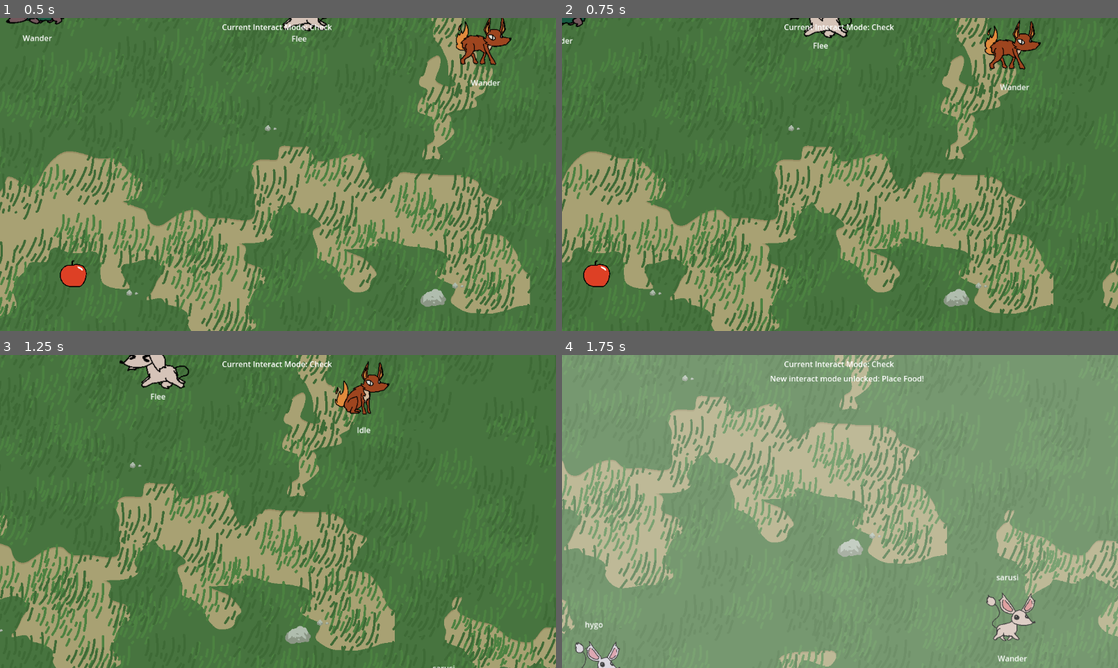
Above: before the commit, frames 1-4 (two rows, left to right).
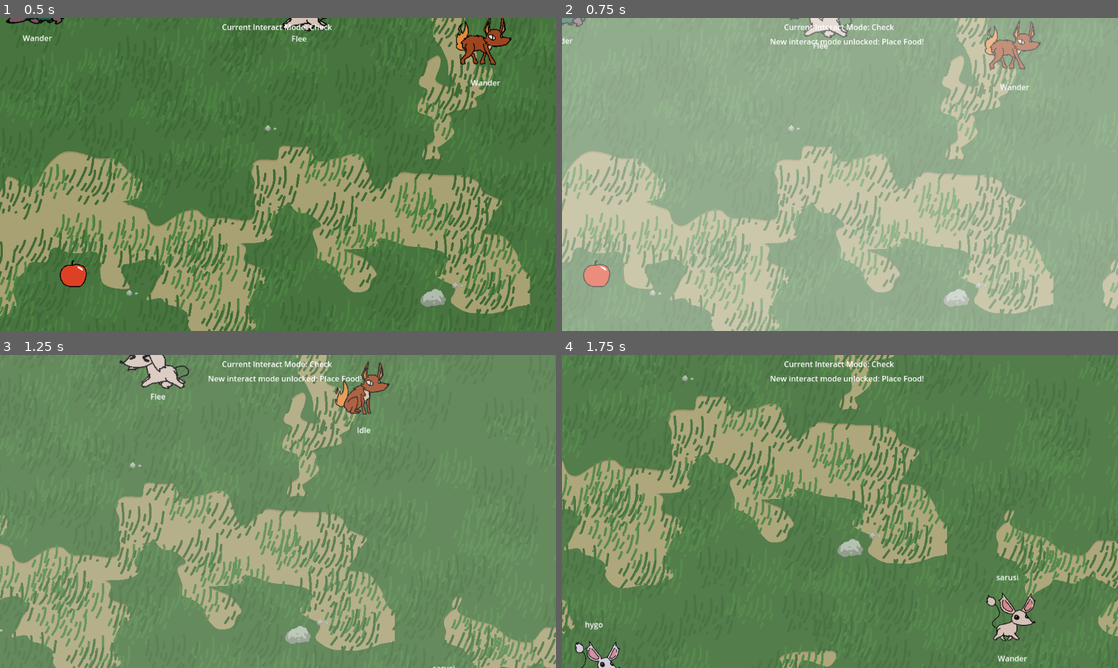
Above: after the commit, the same moments.

Repository: Nathan-Alex-Bremer/game-prototyping-project-3
Game: Godot game, scene res://Scenes/BaseScene.tscn
Two runs of this game, one before a commit and one after it. Both use one fixed random seed, a clock stepped at 60 frames per second and the inputs below.
Inputs (mouse positions are in pixels of both pictures, inside the frame that each line leads up to):
- Up to frame 1 (0.5 s): no input
- Up to frame 2 (0.75 s): move the mouse to (1045, 49) at 0.52 s; hold D (move_right) from 0.53 s (still down); tap Space (capture_screen, bound only after the commit) at 0.6 s; click (1045, 49) at 0.67 s
- Up to frame 3 (1.25 s): keep holding D (move_right)
- Up to frame 4 (1.75 s): move the mouse to (712, 364) at 1.27 s; release D (move_right) at 1.28 s; hold S (move_down) from 1.28 s (still down); tap P (capture_screen, bound only before the commit) at 1.35 s; click (712, 364) at 1.42 s

Frame 1 is identical in both runs. In frame 2, 100% of the frame differs, in the area x 0-100%, y 0-100%; in frame 3, 83%; in frame 4, 99%.

Commit message:
Rebound controls. Made found stats slightly more clear.

Diff:
--- a/game-prototyping-project-3/Scenes/JournalPageCreature.tscn
+++ b/game-prototyping-project-3/Scenes/JournalPageCreature.tscn
@@ -36,7 +36,7 @@
 text = "Progress: 0%"
 
 [node name="StateWander" type="Label" parent="."]
-modulate = Color(0, 0, 0, 1)
+modulate = Color(0.366595, 0.366595, 0.366594, 1)
 z_index = 11
 offset_left = 140.0
 offset_top = 160.0
@@ -45,7 +45,7 @@
 text = "- (LOCKED: Capture the \"Wander\" State!)"
 
 [node name="StateIdle" type="Label" parent="."]
-modulate = Color(0, 0, 0, 1)
+modulate = Color(0.366595, 0.366595, 0.366594, 1)
 z_index = 11
 offset_left = 140.0
 offset_top = 116.0
@@ -54,7 +54,7 @@
 text = "- (LOCKED: Capture the \"Idle\" State!)"
 
 [node name="StateEat" type="Label" parent="."]
-modulate = Color(0, 0, 0, 1)
+modulate = Color(0.366595, 0.366595, 0.366594, 1)
 z_index = 11
 offset_left = 141.0
 offset_top = 206.0
@@ -63,7 +63,7 @@
 text = "- (LOCKED: Capture the \"Eat\" State!)"
 
 [node name="StateRest" type="Label" parent="."]
-modulate = Color(0, 0, 0, 1)
+modulate = Color(0.366595, 0.366595, 0.366594, 1)
 z_index = 11
 offset_left = 141.0
 offset_top = 246.0
@@ -72,7 +72,7 @@
 text = "- (LOCKED: Capture the \"Rest\" State!)"
 
 [node name="StatePet" type="Label" parent="."]
-modulate = Color(0, 0, 0, 1)
+modulate = Color(0.366595, 0.366595, 0.366594, 1)
 z_index = 11
 offset_left = 141.0
 offset_top = 296.0
@@ -81,7 +81,7 @@
 text = "- (LOCKED: Capture the \"Pet\" State!)"
 
 [node name="StatePoke" type="Label" parent="."]
-modulate = Color(0, 0, 0, 1)
+modulate = Color(0.366595, 0.366595, 0.366594, 1)
 z_index = 11
 offset_left = 141.0
 offset_top = 341.0
@@ -90,7 +90,7 @@
 text = "- (LOCKED: Capture the \"Annoyed\" State!)"
 
 [node name="StatePlay" type="Label" parent="."]
-modulate = Color(0, 0, 0, 1)
+modulate = Color(0.366595, 0.366595, 0.366594, 1)
 z_index = 11
 offset_left = 141.0
 offset_top = 386.0
@@ -99,7 +99,7 @@
 text = "- (LOCKED: Capture the \"Play\" State!)"
 
 [node name="StateChase" type="Label" parent="."]
-modulate = Color(0, 0, 0, 1)
+modulate = Color(0.366595, 0.366595, 0.366594, 1)
 z_index = 11
 offset_left = 141.0
 offset_top = 435.0
@@ -108,7 +108,7 @@
 text = "- (LOCKED: Capture the \"Chase\" State!)"
 
 [node name="StateAttack" type="Label" parent="."]
-modulate = Color(0, 0, 0, 1)
+modulate = Color(0.366595, 0.366595, 0.366594, 1)
 z_index = 11
 offset_left = 141.0
 offset_top = 480.0
@@ -117,7 +117,7 @@
 text = "- (LOCKED: Capture the \"Attack\" State!)"
 
 [node name="StateFlee" type="Label" parent="."]
-modulate = Color(0, 0, 0, 1)
+modulate = Color(0.366595, 0.366595, 0.366594, 1)
 z_index = 11
 offset_left = 140.0
 offset_top = 532.0
--- a/game-prototyping-project-3/Scenes/JournalPagePlantCreature.tscn
+++ b/game-prototyping-project-3/Scenes/JournalPagePlantCreature.tscn
@@ -36,7 +36,7 @@
 text = "Progress: 0%"
 
 [node name="StateWander" type="Label" parent="."]
-modulate = Color(0, 0, 0, 1)
+modulate = Color(0.364706, 0.364706, 0.364706, 1)
 z_index = 11
 offset_left = 140.0
 offset_top = 160.0
@@ -45,7 +45,7 @@
 text = "- (LOCKED: Capture the \"Wander\" State!)"
 
 [node name="StateIdle" type="Label" parent="."]
-modulate = Color(0, 0, 0, 1)
+modulate = Color(0.364706, 0.364706, 0.364706, 1)
 z_index = 11
 offset_left = 140.0
 offset_top = 116.0
@@ -54,7 +54,7 @@
 text = "- (LOCKED: Capture the \"Idle\" State!)"
 
 [node name="StatePhotosynthesize" type="Label" parent="."]
-modulate = Color(0, 0, 0, 1)
+modulate = Color(0.364706, 0.364706, 0.364706, 1)
 z_index = 11
 offset_left = 141.0
 offset_top = 206.0
@@ -63,7 +63,7 @@
 text = "- (LOCKED: Capture the \"Photosynthesize\" State!)"
 
 [node name="StateRest" type="Label" parent="."]
-modulate = Color(0, 0, 0, 1)
+modulate = Color(0.364706, 0.364706, 0.364706, 1)
 z_index = 11
 offset_left = 141.0
 offset_top = 246.0
@@ -72,7 +72,7 @@
 text = "- (LOCKED: Capture the \"Rest\" State!)"
 
 [node name="StatePet" type="Label" parent="."]
-modulate = Color(0, 0, 0, 1)
+modulate = Color(0.364706, 0.364706, 0.364706, 1)
 z_index = 11
 offset_left = 141.0
 offset_top = 296.0
@@ -81,7 +81,7 @@
 text = "- (LOCKED: Capture the \"Pet\" State!)"
 
 [node name="StatePoke" type="Label" parent="."]
-modulate = Color(0, 0, 0, 1)
+modulate = Color(0.364706, 0.364706, 0.364706, 1)
 z_index = 11
 offset_left = 141.0
 offset_top = 341.0
@@ -90,7 +90,7 @@
 text = "- (LOCKED: Capture the \"Annoyed\" State!)"
 
 [node name="StatePlay" type="Label" parent="."]
-modulate = Color(0, 0, 0, 1)
+modulate = Color(0.364706, 0.364706, 0.364706, 1)
 z_index = 11
 offset_left = 141.0
 offset_top = 386.0
@@ -99,7 +99,7 @@
 text = "- (LOCKED: Capture the \"Play\" State!)"
 
 [node name="StateDropFood" type="Label" parent="."]
-modulate = Color(0, 0, 0, 1)
+modulate = Color(0.364706, 0.364706, 0.364706, 1)
 z_index = 11
 offset_left = 141.0
 offset_top = 435.0
@@ -108,7 +108,7 @@
 text = "- (LOCKED: Capture the \"Drop Food\" State!)"
 
 [node name="StatePoison" type="Label" parent="."]
-modulate = Color(0, 0, 0, 1)
+modulate = Color(0.364706, 0.364706, 0.364706, 1)
 z_index = 11
 offset_left = 141.0
 offset_top = 480.0
@@ -117,7 +117,7 @@
 text = "- (LOCKED: Capture the \"Poison\" State!)"
 
 [node name="StateFlee" type="Label" parent="."]
-modulate = Color(0, 0, 0, 1)
+modulate = Color(0.364706, 0.364706, 0.364706, 1)
 z_index = 11
 offset_left = 140.0
 offset_top = 532.0
--- a/game-prototyping-project-3/Scenes/JournalPagePredator.tscn
+++ b/game-prototyping-project-3/Scenes/JournalPagePredator.tscn
@@ -36,7 +36,7 @@
 text = "Progress: 0%"
 
 [node name="StateWander" type="Label" parent="."]
-modulate = Color(0, 0, 0, 1)
+modulate = Color(0.364706, 0.364706, 0.364706, 1)
 z_index = 11
 offset_left = 140.0
 offset_top = 160.0
@@ -45,7 +45,7 @@
 text = "- (LOCKED: Capture the \"Wander\" State!)"
 
 [node name="StateIdle" type="Label" parent="."]
-modulate = Color(0, 0, 0, 1)
+modulate = Color(0.364706, 0.364706, 0.364706, 1)
 z_index = 11
 offset_left = 140.0
 offset_top = 116.0
@@ -54,7 +54,7 @@
 text = "- (LOCKED: Capture the \"Idle\" State!)"
 
 [node name="StateAttackEat" type="Label" parent="."]
-modulate = Color(0, 0, 0, 1)
+modulate = Color(0.364706, 0.364706, 0.364706, 1)
 z_index = 11
 offset_left = 141.0
 offset_top = 206.0
@@ -63,7 +63,7 @@
 text = "- (LOCKED: Capture the \"Attack Eat\" State!)"
 
 [node name="StateRest" type="Label" parent="."]
-modulate = Color(0, 0, 0, 1)
+modulate = Color(0.364706, 0.364706, 0.364706, 1)
 z_index = 11
 offset_left = 141.0
 offset_top = 246.0
@@ -72,7 +72,7 @@
 text = "- (LOCKED: Capture the \"Rest\" State!)"
 
 [node name="StatePet" type="Label" parent="."]
-modulate = Color(0, 0, 0, 1)
+modulate = Color(0.364706, 0.364706, 0.364706, 1)
 z_index = 11
 offset_left = 141.0
 offset_top = 296.0
@@ -81,7 +81,7 @@
 text = "- (LOCKED: Capture the \"Pet\" State!)"
 
 [node name="StatePoke" type="Label" parent="."]
-modulate = Color(0, 0, 0, 1)
+modulate = Color(0.364706, 0.364706, 0.364706, 1)
 z_index = 11
 offset_left = 141.0
 offset_top = 341.0
@@ -90,7 +90,7 @@
 text = "- (LOCKED: Capture the \"Annoyed\" State!)"
 
 [node name="StatePlay" type="Label" parent="."]
-modulate = Color(0, 0, 0, 1)
+modulate = Color(0.364706, 0.364706, 0.364706, 1)
 z_index = 11
 offset_left = 141.0
 offset_top = 386.0
@@ -99,7 +99,7 @@
 text = "- (LOCKED: Capture the \"Play\" State!)"
 
 [node name="StateEat" type="Label" parent="."]
-modulate = Color(0, 0, 0, 1)
+modulate = Color(0.364706, 0.364706, 0.364706, 1)
 z_index = 11
 offset_left = 141.0
 offset_top = 435.0
@@ -108,7 +108,7 @@
 text = "- (LOCKED: Capture the \"Eat\" State!)"
 
 [node name="StateAttack" type="Label" parent="."]
-modulate = Color(0, 0, 0, 1)
+modulate = Color(0.364706, 0.364706, 0.364706, 1)
 z_index = 11
 offset_left = 141.0
 offset_top = 480.0
@@ -117,7 +117,7 @@
 text = "- (LOCKED: Capture the \"Attack\" State!)"
 
 [node name="StateIntimidate" type="Label" parent="."]
-modulate = Color(0, 0, 0, 1)
+modulate = Color(0.364706, 0.364706, 0.364706, 1)
 z_index = 11
 offset_left = 140.0
 offset_top = 532.0
--- a/game-prototyping-project-3/Scripts/JournalPages/journal_page_creature.gd
+++ b/game-prototyping-project-3/Scripts/JournalPages/journal_page_creature.gd
@@ -8,6 +8,7 @@
 		"Wander":
 			if times_found == 1:
 				$StateWander.text = "- Tends to wander aimlessly. (1/3)"
+				$StateWander.modulate = Color(0.0, 0.0, 0.0, 1.0)
 				print("Progress:" + str(progress))
 				print("Total States: " + str(total_states))
 				progress += 1
@@ -21,6 +22,7 @@
 		"Idle":
 			if times_found == 1:
 				$StateIdle.text = "- Off-white in color. (1/3)"
+				$StateIdle.modulate = Color(0.0, 0.0, 0.0, 1.0)
 				print("Progress:" + str(progress))
 				print("Total States: " + str(total_states))
 				progress += 1
@@ -34,6 +36,7 @@
 		"Eat":
 			if times_found == 1:
 				$StateEat.text = "- Enjoys eating fruit. (1/3)"
+				$StateEat.modulate = Color(0.0, 0.0, 0.0, 1.0)
 				progress += 1
 				found_states_creature += 1
 			if times_found == 5:
@@ -45,6 +48,7 @@
 		"Rest":
 			if times_found == 1:
 				$StateRest.text = "- Takes short naps every so often to restore energy. (1/3)"
+				$StateRest.modulate = Color(0.0, 0.0, 0.0, 1.0)
 				progress += 1
 				found_states_creature += 1
 			if times_found == 5:
@@ -56,6 +60,7 @@
 		"Pet":
 			if times_found == 1:
 				$StatePet.text = "- Their fur is soft and velvety. (1/3)"
+				$StatePet.modulate = Color(0.0, 0.0, 0.0, 1.0)
 				progress += 1
 				found_states_creature += 1
 			if times_found == 5:
@@ -67,6 +72,7 @@
 		"Annoyed":
 			if times_found == 1:
 				$StatePoke.text = "- Becomes agitated when poked. (1/3)"
+				$StatePoke.modulate = Color(0.0, 0.0, 0.0, 1.0)
 				progress += 1
 				found_states_creature += 1
 			if times_found == 5:
@@ -78,6 +84,7 @@
 		"Play":
 			if times_found == 1:
 				$StatePlay.text = "- Will sometimes jump around and make squeaking noises with others of their species. (1/3)"
+				$StatePlay.modulate = Color(0.0, 0.0, 0.0, 1.0)
 				progress += 1
 				found_states_creature += 1
 			if times_found == 5:
@@ -89,6 +96,7 @@
 		"Chase":
 			if times_found == 1:
 				$StateChase.text = "- Runs around when agitated. (1/3)"
+				$StateChase.modulate = Color(0.0, 0.0, 0.0, 1.0)
 				progress += 1
 				found_states_creature += 1
 			if times_found == 5:
@@ -100,6 +108,7 @@
 		"Attack":
 			if times_found == 1:
 				$StateAttack.text = "- Fights primarily by biting. (1/3)"
+				$StateAttack.modulate = Color(0.0, 0.0, 0.0, 1.0)
 				progress += 1
 				found_states_creature += 1
 			if times_found == 5:
@@ -111,6 +120,7 @@
 		"Flee":
 			if times_found == 1:
 				$StateFlee.text = "- Flees when attacked. (1/3)"
+				$StateFlee.modulate = Color(0.0, 0.0, 0.0, 1.0)
 				progress += 1
 				found_states_creature += 1
 			if times_found == 5:
--- a/game-prototyping-project-3/Scripts/JournalPages/journal_page_plant_creature.gd
+++ b/game-prototyping-project-3/Scripts/JournalPages/journal_page_plant_creature.gd
@@ -8,6 +8,7 @@
 		"Wander":
 			if times_found == 1:
 				$StateWander.text = "- Moves very slowly. (1/3)"
+				$StateWander.modulate = Color(0.0, 0.0, 0.0, 1.0)
 				progress += 1
 				found_states_creature += 1
 			if times_found == 15:
@@ -19,6 +20,7 @@
 		"Idle":
 			if times_found == 1:
 				$StateIdle.text = "- Brown in color, covered in dense foliage. (1/3)"
+				$StateIdle.modulate = Color(0.0, 0.0, 0.0, 1.0)
 				progress += 1
 				found_states_creature += 1
 			if times_found == 15:
@@ -30,6 +32,7 @@
 		"Photosynthesize":
 			if times_found == 1:
 				$StatePhotosynthesize.text = "- Occasionally sits still to absorb sunlight. (1/3)"
+				$StatePhotosynthesize.modulate = Color(0.0, 0.0, 0.0, 1.0)
 				progress += 1
 				found_states_creature += 1
 			if times_found == 5:
@@ -41,6 +44,7 @@
 		"Rest":
 			if times_found == 1:
 				$StateRest.text = "- Occasionally falls asleep. (1/3)"
+				$StateRest.modulate = Color(0.0, 0.0, 0.0, 1.0)
 				progress += 1
 				found_states_creature += 1
 			if times_found == 5:
@@ -52,6 +56,7 @@
 		"Pet":
 			if times_found == 1:
 				$StatePet.text = "- Their head is fuzzy, covered in short hairs. (1/3)"
+				$StatePet.modulate = Color(0.0, 0.0, 0.0, 1.0)
 				progress += 1
 				found_states_creature += 1
 			if times_found == 5:
@@ -63,6 +68,7 @@
 		"Annoyed":
 			if times_found == 1:
 				$StatePoke.text = "- Becomes startled when poked. (1/3)"
+				$StatePoke.modulate = Color(0.0, 0.0, 0.0, 1.0)
 				progress += 1
 				found_states_creature += 1
 			if times_found == 5:
@@ -74,6 +80,7 @@
 		"Play":
 			if times_found == 1:
 				$StatePlay.text = "- Will occasionally flap their antennae wildly. (1/3)"
+				$StatePlay.modulate = Color(0.0, 0.0, 0.0, 1.0)
 				progress += 1
 				found_states_creature += 1
 			if times_found == 5:
@@ -85,6 +92,7 @@
 		"Drop Food":
 			if times_found == 1:
 				$StateDropFood.text = "- The fruit on their body falls off when ripe. (1/3)"
+				$StateDropFood.modulate = Color(0.0, 0.0, 0.0, 1.0)
 				progress += 1
 				found_states_creature += 1
 			if times_found == 5:
@@ -96,6 +104,7 @@
 		"Poison":
 			if times_found == 1:
 				$StatePoison.text = "- When attacked, shakes wildly to scare off predators. (1/3)"
+				$StatePoison.modulate = Color(0.0, 0.0, 0.0, 1.0)
 				progress += 1
 				found_states_creature += 1
 			if times_found == 5:
@@ -107,6 +116,7 @@
 		"Flee":
 			if times_found == 1:
 				$StateFlee.text = "- Flees when attacked. (1/3)"
+				$StateFlee.modulate = Color(0.0, 0.0, 0.0, 1.0)
 				progress += 1
 				found_states_creature += 1
 			if times_found == 5:
--- a/game-prototyping-project-3/Scripts/JournalPages/journal_page_predator.gd
+++ b/game-prototyping-project-3/Scripts/JournalPages/journal_page_predator.gd
@@ -8,6 +8,7 @@
 		"Wander":
 			if times_found == 1:
 				$StateWander.text = "- Will often wander aimlessly. (1/3)"
+				$StateWander.modulate = Color(0.0, 0.0, 0.0, 1.0)
 				progress += 1
 				found_states_creature += 1
 			if times_found == 15:
@@ -19,6 +20,7 @@
 		"Idle":
 			if times_found == 1:
 				$StateIdle.text = "- Orange in color, with a flaming tail. (1/3)"
+				$StateIdle.modulate = Color(0.0, 0.0, 0.0, 1.0)
 				progress += 1
 				found_states_creature += 1
 			if times_found == 15:
@@ -30,6 +32,7 @@
 		"Attack Eat":
 			if times_found == 1:
 				$StateAttackEat.text = "- Will hunt smaller Creatures for food."
+				$StateAttackEat.modulate = Color(0.0, 0.0, 0.0, 1.0)
 				progress += 1
 				found_states_creature += 1
 			if times_found == 5:
@@ -41,6 +44,7 @@
 		"Rest":
 			if times_found == 1:
 				$StateRest.text = "- Regularly takes naps. (1/3)"
+				$StateRest.modulate = Color(0.0, 0.0, 0.0, 1.0)
 				progress += 1
 				found_states_creature += 1
 			if times_found == 5:
@@ -52,6 +56,7 @@
 		"Pet":
 			if times_found == 1:
 				$StatePet.text = "- Covered in shaggy fur. (1/3)"
+				$StatePet.modulate = Color(0.0, 0.0, 0.0, 1.0)
 				progress += 1
 				found_states_creature += 1
 			if times_found == 5:
@@ -63,6 +68,7 @@
 		"Annoyed":
 			if times_found == 1:
 				$StatePoke.text = "- Becomes agitated when poked. (1/3)"
+				$StatePoke.modulate = Color(0.0, 0.0, 0.0, 1.0)
 				progress += 1
 				found_states_creature += 1
 			if times_found == 5:
@@ -74,6 +80,7 @@
 		"Play":
 			if times_found == 1:
 				$StatePlay.text = "- Occasionally laughs to relieve stress. (1/3)"
+				$StatePlay.modulate = Color(0.0, 0.0, 0.0, 1.0)
 				progress += 1
 				found_states_creature += 1
 			if times_found == 5:
@@ -85,6 +92,7 @@
 		"Eat":
 			if times_found == 1:
 				$StateEat.text = "- Will occasionally eat fruit. (1/3)"
+				$StateEat.modulate = Color(0.0, 0.0, 0.0, 1.0)
 				progress += 1
 				found_states_creature += 1
 			if times_found == 5:
@@ -96,6 +104,7 @@
 		"Attack":
 			if times_found == 1:
 				$StateAttack.text = "- Attacks with sharp fangs. (1/3)"
+				$StateAttack.modulate = Color(0.0, 0.0, 0.0, 1.0)
 				progress += 1
 				found_states_creature += 1
 			if times_found == 5:
@@ -107,6 +116,7 @@
 		"Intimidate":
 			if times_found == 1:
 				$StateIntimidate.text = "- Occasionally puff out their fur and flare their tail. (1/3)"
+				$StateIntimidate.modulate = Color(0.0, 0.0, 0.0, 1.0)
 				progress += 1
 				found_states_creature += 1
 			if times_found == 5:
--- a/game-prototyping-project-3/Scripts/creature.gd
+++ b/game-prototyping-project-3/Scripts/creature.gd
@@ -199,6 +199,10 @@
 func on_state_changed(new_state: MonsterState) -> void:
 	# Update label to display "simple name" of new state
 	$StateLabel.text = new_state.simple_name
+	if GameState.get_state_found(type, new_state.simple_name):
+		$StateLabel.modulate = Color(1.0, 0.8, 0.1, 1.0)
+	else:
+		$StateLabel.modulate = Color(1.0, 1.0, 1.0, 1.0)
 	$Sprite2D.texture = new_state.sprite
 
 func change_stats_visible(value: bool) -> void:
--- a/game-prototyping-project-3/Scripts/game_state.gd
+++ b/game-prototyping-project-3/Scripts/game_state.gd
@@ -88,3 +88,6 @@
 	found_states["PlantCreature"]["Drop Food"] = 0
 	found_states["PlantCreature"]["Poison"] = 0
 	found_states["PlantCreature"]["Flee"] = 0
+
+func get_state_found(creature_name: StringName, state_name: StringName) -> bool:
+	return (found_states[creature_name][state_name] > 0)
--- a/game-prototyping-project-3/project.godot
+++ b/game-prototyping-project-3/project.godot
@@ -27,7 +27,7 @@
 
 capture_screen={
 "deadzone": 0.2,
-"events": [Object(InputEventKey,"resource_local_to_scene":fa …(140 unchanged characters)… d":false,"keycode":0,"physical_keycode":80,"key_label":0,"unicode":112,"location":0,"echo":false,"script":null)
+"events": [Object(InputEventKey,"resource_local_to_scene":fa …(140 unchanged characters)… d":false,"keycode":0,"physical_keycode":32,"key_label":0,"unicode":32,"location":0,"echo":false,"script":null)
 ]
 }
 use_action={
@@ -37,12 +37,12 @@
 }
 change_action_mode={
 "deadzone": 0.2,
-"events": [Object(InputEventKey,"resource_local_to_scene":false,"resource_name":"","device":-1,"window_id":0,"alt_pressed":false,"shift_pressed":false,"ctrl_pressed":false,"meta_pressed":false,"pressed":false,"keycode":0,"physical_keycode":79,"key_label":0,"unicode":111,"location":0,"echo":false,"script":null)
+"events": [Object(InputEventKey,"resource_local_to_scene":false,"resource_name":"","device":0,"window_id":0,"alt_pressed":false,"shift_pressed":false,"ctrl_pressed":false,"meta_pressed":false,"pressed":false,"keycode":0,"physical_keycode":81,"key_label":0,"unicode":0,"location":0,"echo":false,"script":null)
 ]
 }
 open_journal={
 "deadzone": 0.2,
-"events": [Object(InputEventKey,"resource_local_to_scene":fa …(140 unchanged characters)… d":false,"keycode":0,"physical_keycode":74,"key_label":0,"unicode":106,"location":0,"echo":false,"script":null)
+"events": [Object(InputEventKey,"resource_local_to_scene":fa …(140 unchanged characters)… d":false,"keycode":0,"physical_keycode":69,"key_label":0,"unicode":101,"location":0,"echo":false,"script":null)
 ]
 }
 move_up={
